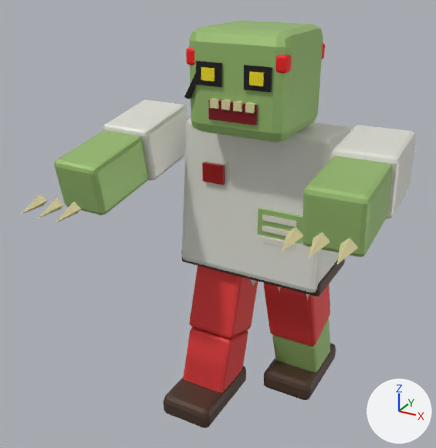
One commit to the FBX model modelos/enemigos/zombi_corredor/zombi_corredor.fbx: the scene before it, then after it.
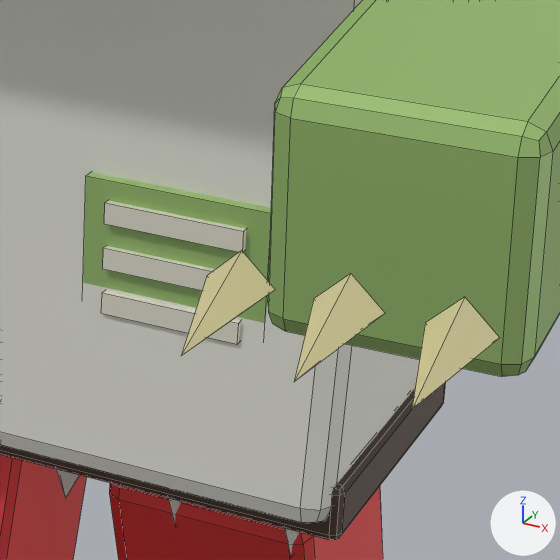
The first picture shows the older version from a 50 mm camera at (3.25, -7.29, 6.22) aimed at (-0.3, -0.83, 2.99). The close-ups show the older and then the newer version on the part from 54% to 85% of the width and 37% to 67% of the height of that picture. Only the edits that show in the close-ups are written down. Arrows for +X, +Y and +Z are at lower right; the lights stay in place. The close-ups show mesh edges as thin lines. Where no turn or scale is listed for an object, it has been applied to the vertices.

Names of what the first close-up shows: 'LeftLeg', 'RightArm', 'RightLeg', 'Torso'.
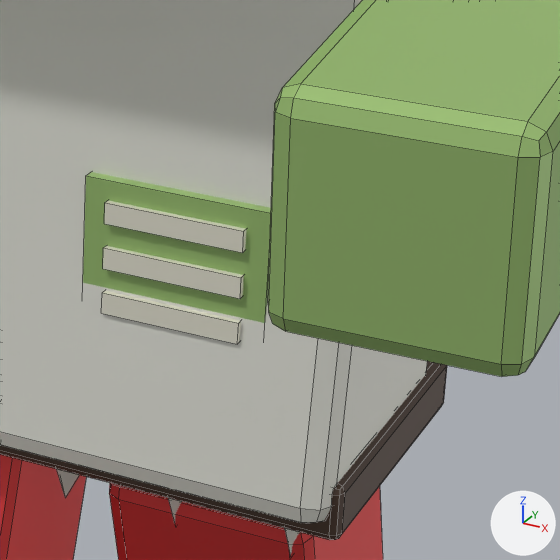
Changed parts and their boxes (x1, y1, x2, y2) in the close-ups (560 x 560 px):
'RightArm', reshaped: before (181, 0, 560, 409); after (268, 0, 560, 377)
part 1 of me_rightarm, deleted (beige): before (181, 250, 275, 356)
part 2 of me_rightarm, deleted (beige): before (412, 297, 500, 409)
part 3 of me_rightarm, deleted (beige): before (294, 273, 385, 382)

What the commit changed:
me_rightarm is used by ob_rightarm; location (1.575, 0.0, 3.99).
me_rightarm had 127 vertices, 123 faces and spanned x -0.37..0.41, y -2.7..0.03, z -0.48..0.37.
me_rightarm now has 120 vertices, 116 faces and spans x -0.37..0.4, y -2.02..0.03, z -0.48..0.37.
me_rightarm part 1: the loose piece of 5 vertices spanning x -0.29..-0.12, y -2.7..-2.33, z -0.26..-0.1 is deleted.
me_rightarm part 2: the loose piece of 5 vertices spanning x 0.24..0.41, y -2.7..-2.33, z -0.26..-0.1 is deleted.
me_rightarm part 3: the loose piece of 5 vertices spanning x -0.02..0.15, y -2.7..-2.33, z -0.26..-0.1 is deleted.
Other edits to the shape of me_rightarm do not show in these pictures.
